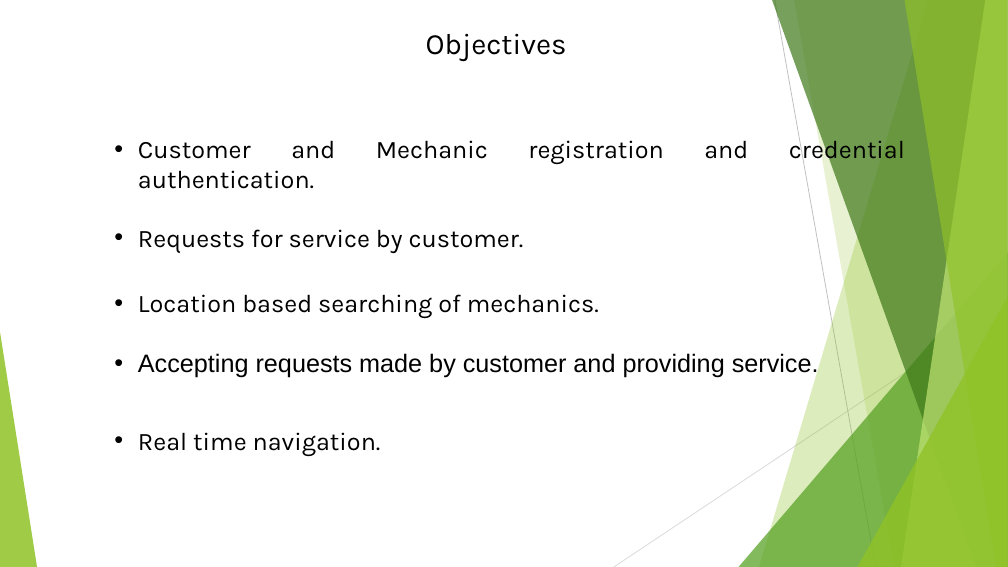
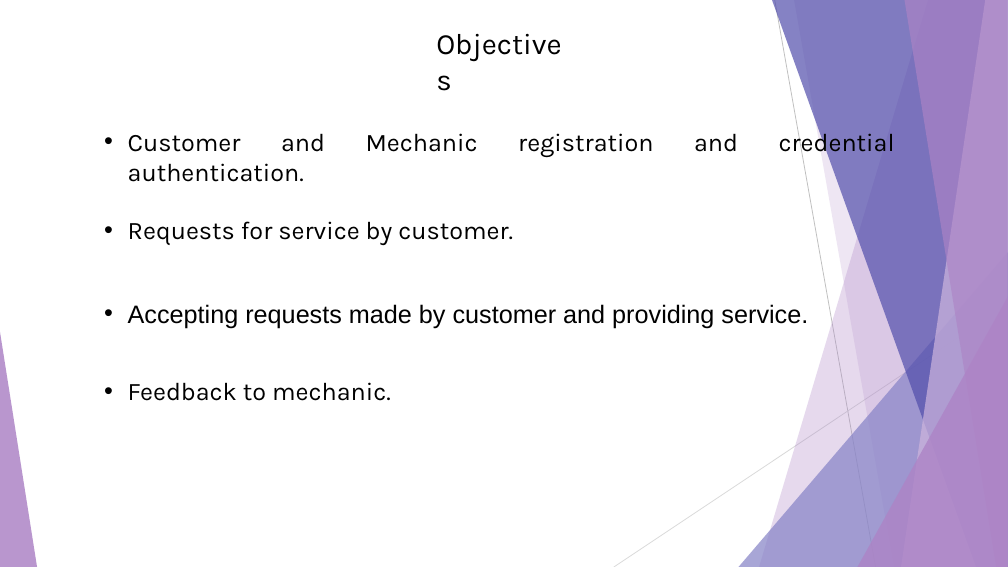
Before and after one commit to sameer-59/on-road, a slide deck: slide 3 of On Road PPT.pptx. Drawn at 1008x567 pixels with LibreOffice and Linux fonts; fonts in the diff are those of the drawing. Boxes give left, top, right and bottom in pixels: in the first picture for what was removed or moved away, otherwise in the second. Text is boxed around its words. In the diff, an @@ line names an element or a change of style, - is before the commit and + after.

```diff
--- a/On Road PPT.pptx
+++ b/On Road PPT.pptx
@@ text "Objectives" rewrapped from [426,33,567,61] to [429,22,570,65] @@
@@ freeform shape at [759,0,1008,567]: fill #90C226 at 30% opacity to #AD84C6 at 30% opacity @@
@@ freeform shape at [772,0,1008,567]: fill #3F7819 at 70% opacity to #524EAB at 70% opacity @@
@@ freeform shape at [794,0,1008,567]: fill #90C226 at 20% opacity to #AD84C6 at 20% opacity @@
@@ freeform shape at [901,0,1008,567]: fill #C0E474 at 70% opacity to #CEB5DD at 70% opacity @@
@@ freeform shape at [904,0,1008,567]: fill #90C226 at 65% opacity to #AD84C6 at 65% opacity @@
@@ text "Customer and Mechanic registration and ...": place and size @@
-text "Customer and Mechanic registration and ..." at [138,136,905,165]
+text "Customer and Mechanic registration and ..." at [128,128,895,157]
@@ text "Requests for service by customer.": place and size @@
-text "Requests for service by customer." at [138,229,524,253]
+text "Requests for service by customer." at [128,221,513,245]
@@ text "Accepting requests made by customer ...": place and size @@
-text "Accepting requests made by customer ..." at [138,353,819,378]
+text "Accepting requests made by customer ..." at [128,304,808,328]
@@ triangle at [739,252,1008,567]: fill #54A021 at 72% opacity to #8784C7 at 72% opacity @@
@@ text removed at [138,294,599,318] @@
-• Location based searching of mechanics.
@@ triangle at [858,297,1008,567]: fill #90C226 at 80% opacity to #AD84C6 at 80% opacity @@
@@ triangle at [0,332,37,567]: fill #90C226 at 85% opacity to #AD84C6 at 85% opacity @@
@@ text at [128,382,391,401]: text changed @@
-• Real time navigation.
+• Feedback to mechanic.
```
Also in this commit, not shown: 3 other slides changed, 7 slides added.
